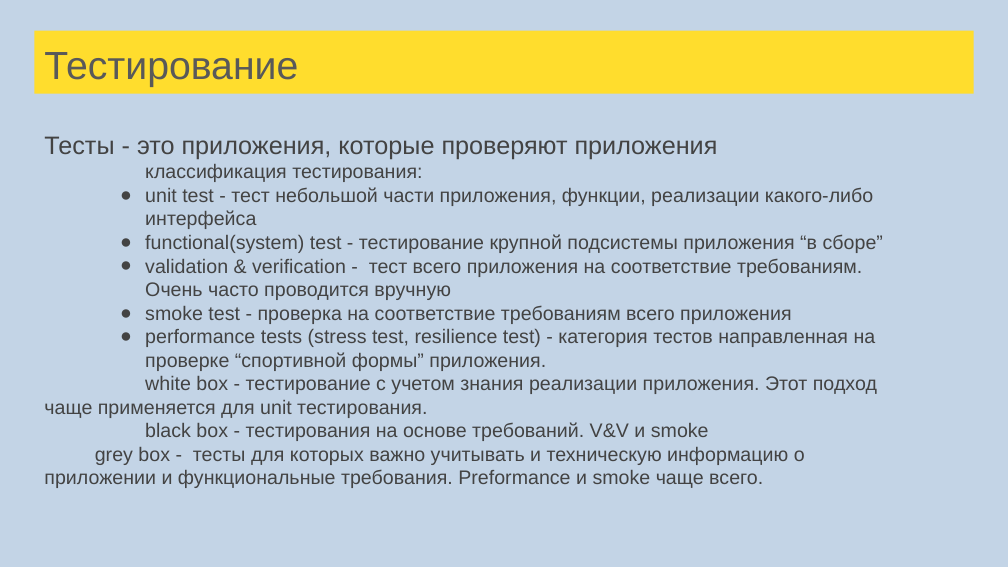
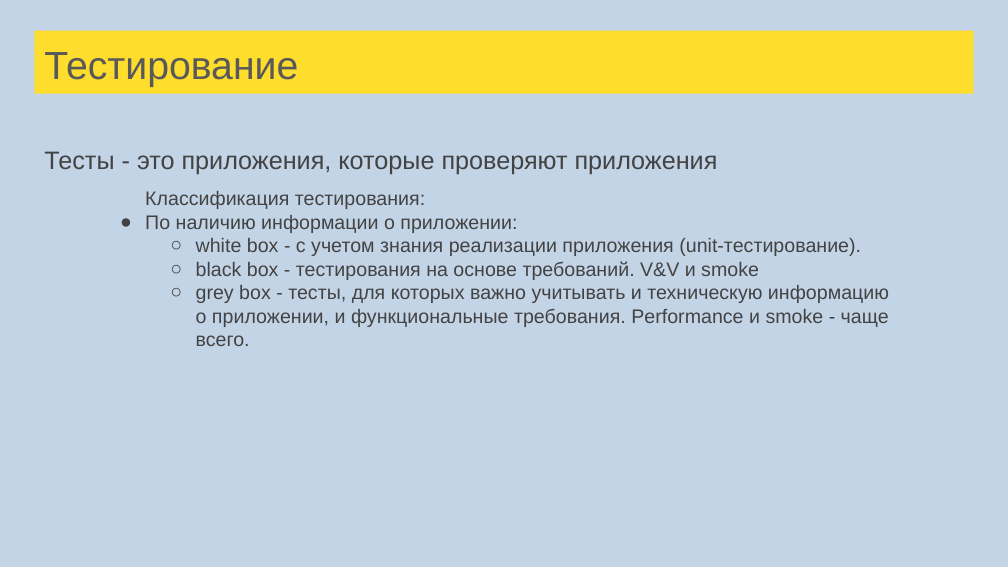
Before and after one commit to sergeypopov83/scala-school, a slide deck: slide 89 of src/main/resources/Лекции Scala для FinTech.pptx (slide 87 before the commit). Drawn at 1008x567 pixels with LibreOffice and Linux fonts; fonts in the diff are those of the drawing. Boxes give left, top, right and bottom in pixels: in the first picture for what was removed or moved away, otherwise in the second. Text is boxed around its words. In the diff, an @@ line names an element or a change of style, - is before the commit and + after.

```diff
--- a/src/main/resources/Лекции Scala для FinTech.pptx
+++ b/src/main/resources/Лекции Scala для FinTech.pptx
@@ text at <box>44,151,759,280</box>: line spacing 1 to 1.5; bullet none to ○; list level 1 to 2 in "black box - тестирования на ..." @@
@@ text at <box>145,191,861,256</box>: text changed @@
-классификация тестирования:
-● unit test - тест небольшой части приложения, функции, реализации какого-либо интерфейса
-● functional(system) test - тестирование крупной подсистемы приложения “в сборе”
-● validation & verification - тест всего приложения на соответствие требованиям. Очень часто проводится вручную
-● smoke test - проверка на соответствие требованиям всего приложения
-● performance tests (stress test, resilience test) - категория тестов направленная на проверке “спортивной формы” приложения.
-white box - тестирование с учетом знания реализации приложения. Этот подход чаще применяется для unit тестирования.
+Классификация тестирования:
+● По наличию информации о приложении:
+  ○ white box - с учетом знания реализации приложения (unit-тестирование).
@@ text at <box>196,285,889,346</box>: text changed @@
-grey box - тесты для которых важно учитывать и техническую информацию о приложении и функциональные требования. Preformance и smoke чаще всего.
+  ○ grey box - тесты, для которых важно учитывать и техническую информацию о приложении, и функциональные требования. Performance и smoke - чаще всего.
```
Also in this commit, not shown: 25 other slides changed, 3 slides added, 1 other file.
